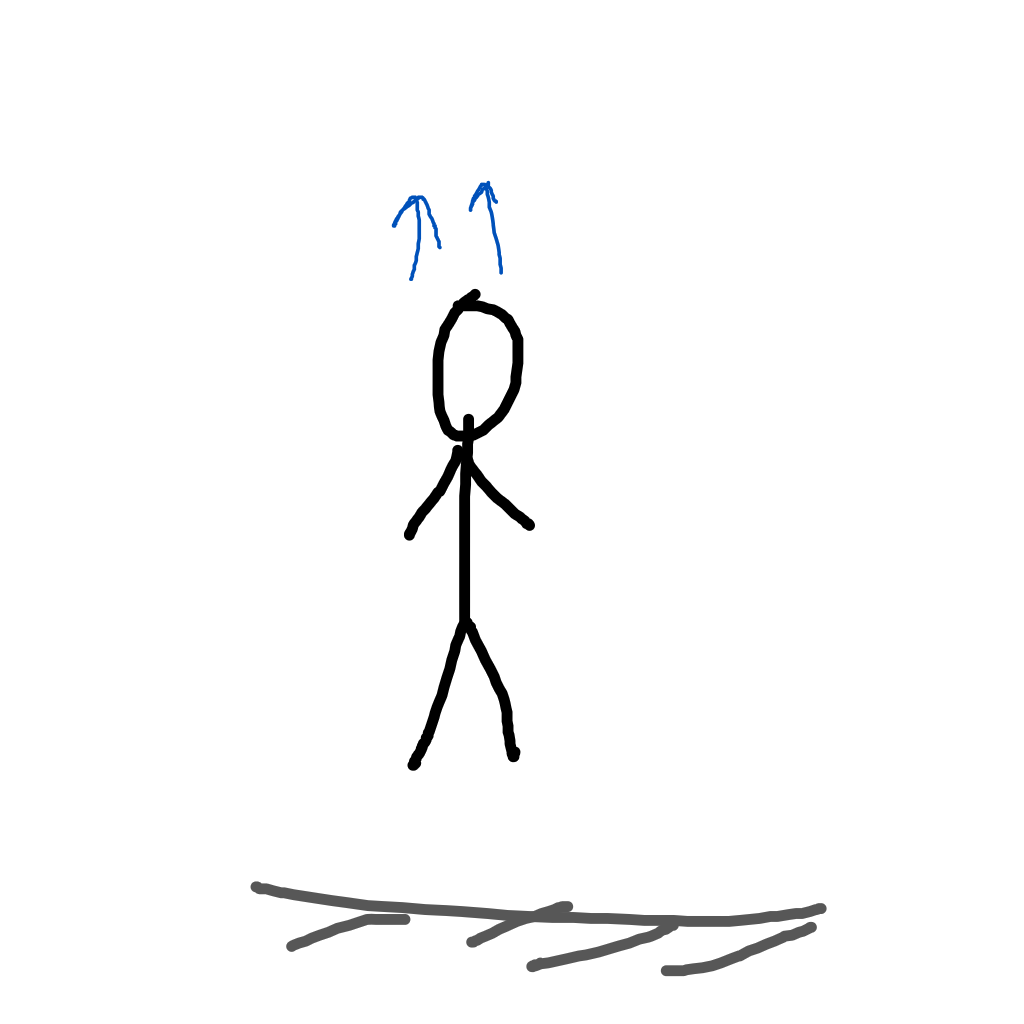
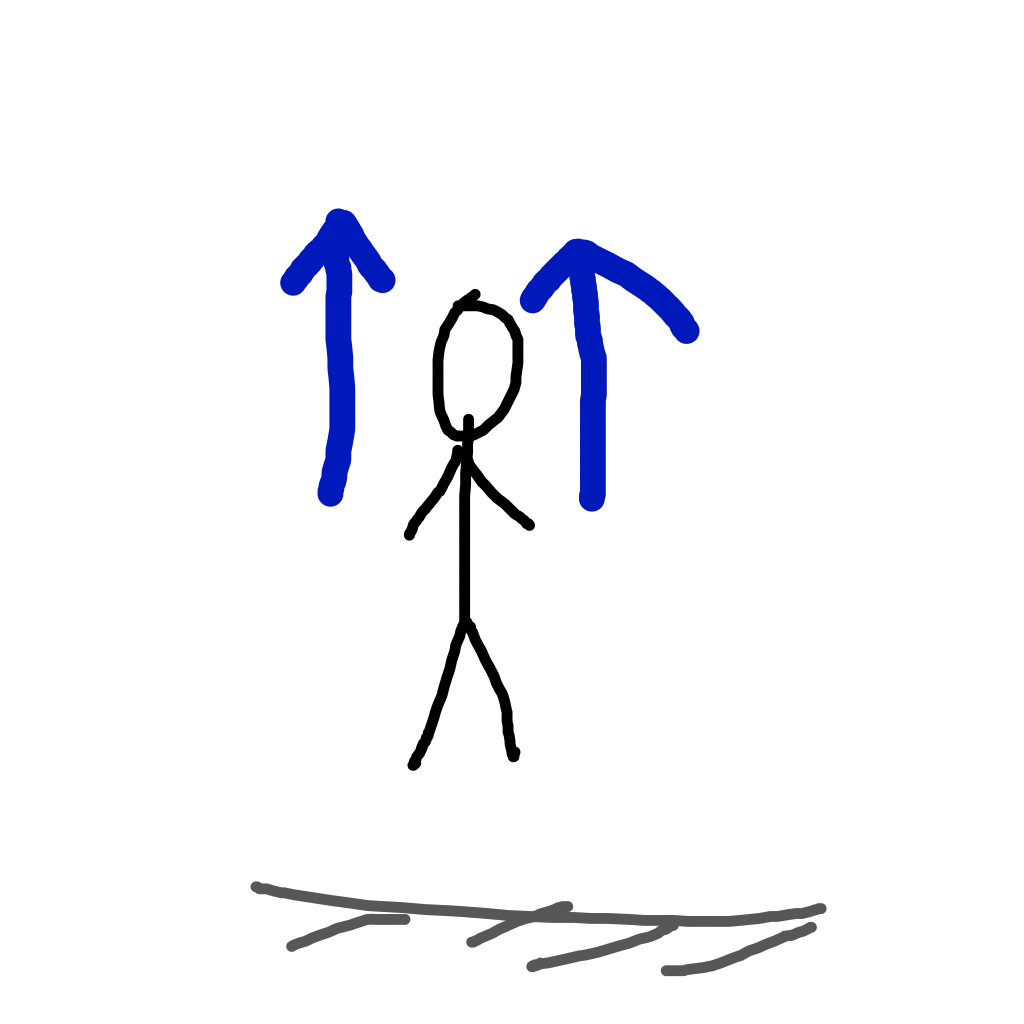
Revision of a layered 1024px x 1024px image; what changed, layer by layer:
painted on "Paint Layer 1" over [280, 180, 700, 512]
